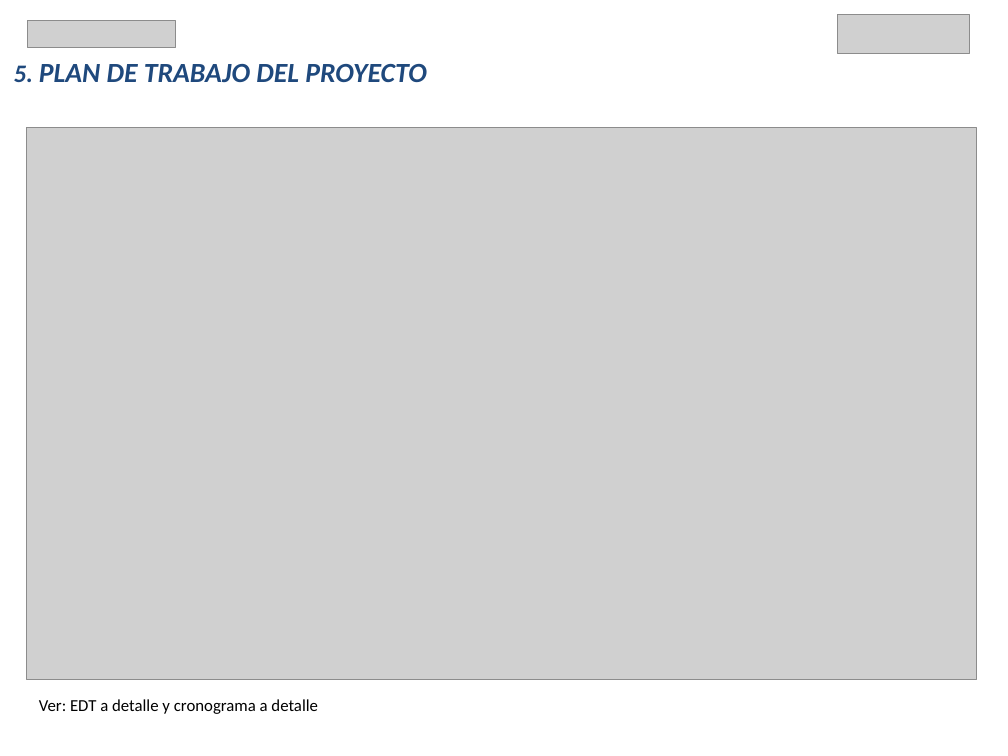
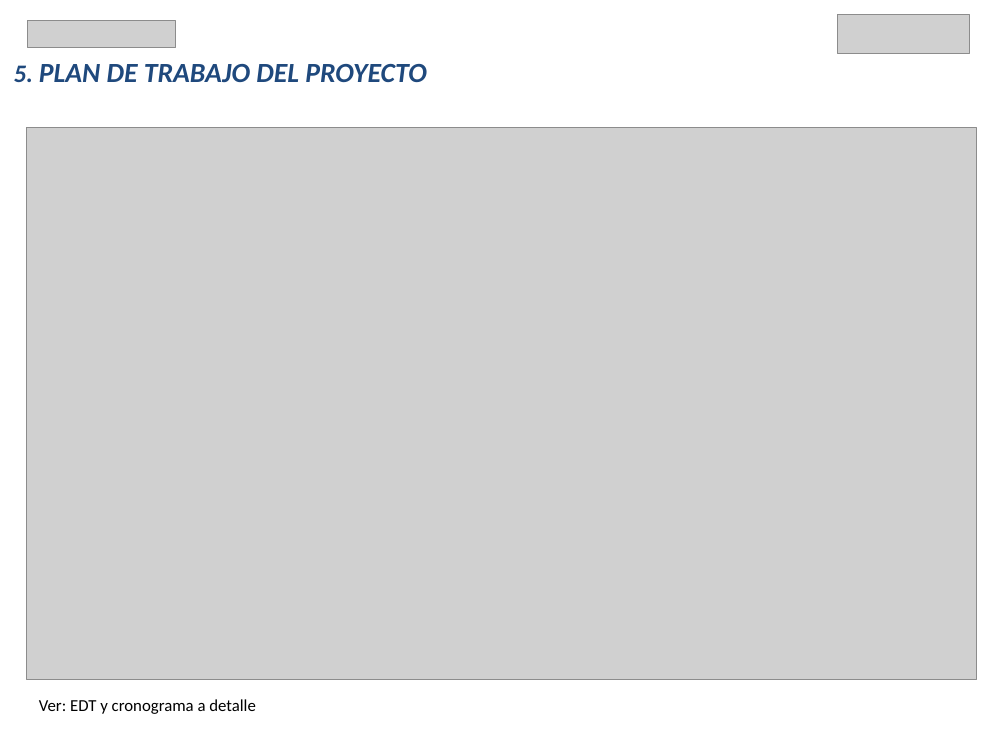
Before and after one commit to JuanCarlosReyesGuerrero/TFG_OBS, a slide deck: slide 8 of PresentacionTFM.pptx. Drawn at 1008x756 pixels with LibreOffice and Linux fonts; fonts in the diff are those of the drawing; grey boxes stand for pictures. Boxes give left, top, right and bottom in pixels: in the first picture for what was removed or moved away, otherwise in the second. Text is boxed around its words. In the diff, an @@ line names an element or a change of style, - is before the commit and + after.

```diff
--- a/PresentacionTFM.pptx
+++ b/PresentacionTFM.pptx
@@ text at <box>39,699,256,714</box>: text changed @@
-Ver: EDT a detalle y cronograma a detalle
+Ver: EDT y cronograma a detalle
```
Also in this commit, not shown: 4 other slides changed, 1 other file.
